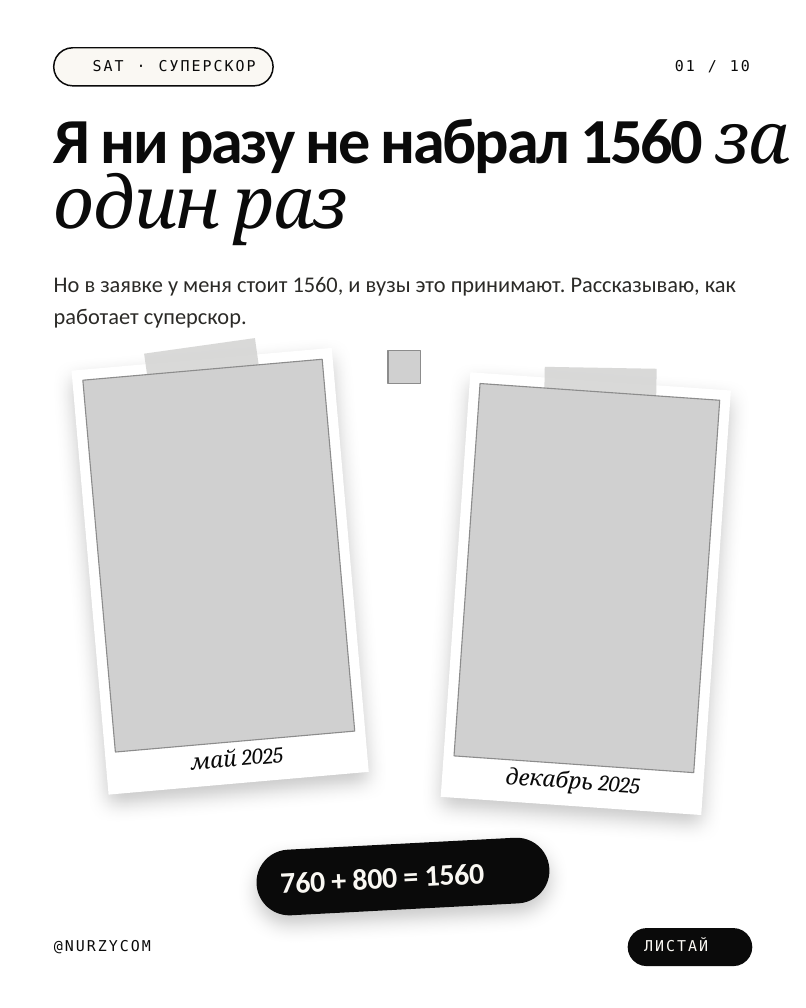
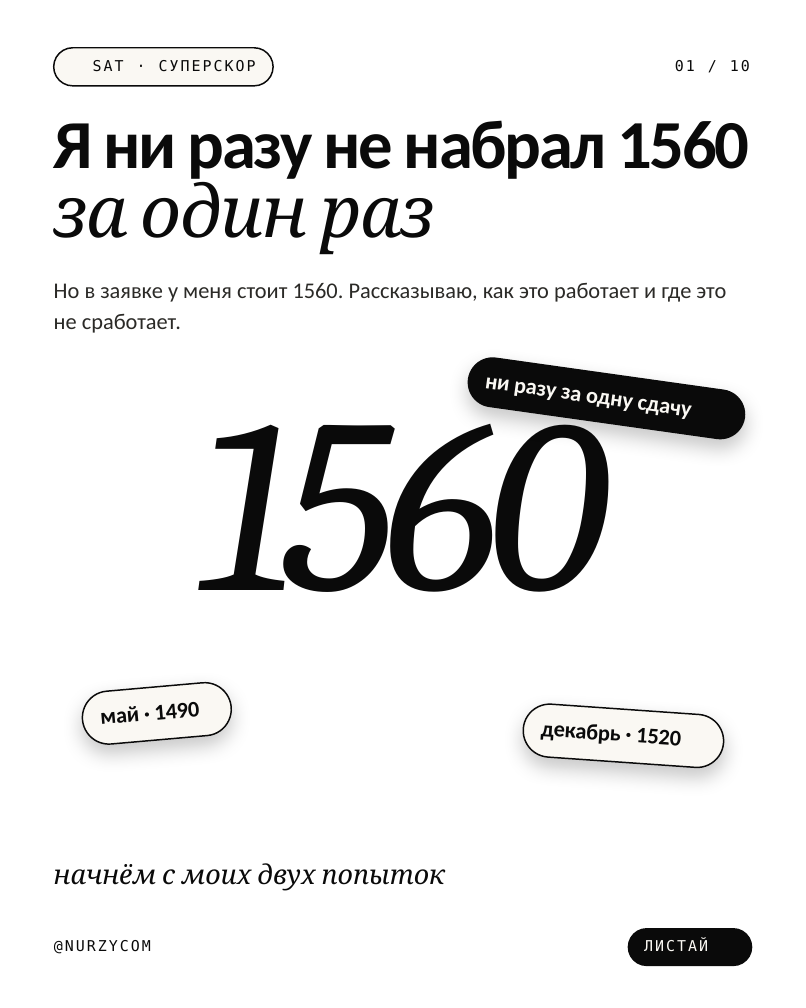
Before and after one commit to galiandojonathan-ship-it1/nurzycom_brand, a slide deck: slide 1 of social/pptx/sat-superscore.pptx. Drawn at 806x1008 pixels with LibreOffice and Linux fonts; fonts in the diff are those of the drawing; grey boxes stand for pictures; background and template pictures are left out. Boxes give left, top, right and bottom in pixels: in the first picture for what was removed or moved away, otherwise in the second. Text is boxed around its words. In the diff, an @@ line names an element or a change of style, - is before the commit and + after.

```diff
--- a/social/pptx/sat-superscore.pptx
+++ b/social/pptx/sat-superscore.pptx
@@ text "Я ни разу не набрал ..." at box(54, 120, 749, 255): size 43 to 46 pt, letter spacing -1.5 to -1.6 pt in "Я ни разу не набрал 1560"; line spacing 43.9pt to 46.9pt @@
@@ text at box(54, 283, 726, 333): text changed @@
-Но в заявке у меня стоит 1560, и вузы это принимают. Рассказываю, как работает суперскор.
+Но в заявке у меня стоит 1560. Рассказываю, как это работает и где это не сработает.
@@ rectangle removed at box(71, 347, 368, 794) @@
@@ picture removed at box(83, 359, 355, 751) @@
@@ rectangle removed at box(144, 338, 260, 387) @@
@@ picture removed at box(388, 350, 421, 384) @@
@@ rounded rectangle at box(464, 354, 748, 443): rotation 357 to 8 degrees @@
@@ text added at box(197, 364, 608, 592), 165 pt, text #0A0A0A, italic @@
+1560
@@ rectangle removed at box(441, 372, 731, 815) @@
@@ picture removed at box(454, 383, 720, 772) @@
@@ text added at box(485, 377, 632, 411), 15 pt, text #FAF8F3, bold @@
+ни разу за одну сдачу
@@ rectangle removed at box(545, 367, 657, 402) @@
@@ rounded rectangle added at box(81, 680, 234, 746), fill #FAF8F3, outline #0A0A0A 1 pt @@
@@ text at box(101, 702, 200, 724): text changed; font Cambria to Calibri; bold on; italic off @@
-май 2025
+май · 1490
@@ rounded rectangle added at box(522, 702, 726, 769), fill #FAF8F3, outline #0A0A0A 1 pt @@
@@ text at box(541, 724, 681, 746): text changed; font Cambria to Calibri; bold on; italic off @@
-декабрь 2025
+декабрь · 1520
@@ text added at box(54, 863, 446, 891), 18 pt, text #0A0A0A, italic @@
+начнём с моих двух попыток
@@ text removed at box(281, 864, 485, 893) @@
-760 + 800 = 1560
```
Also in this commit, not shown: 8 other slides changed, 1 slide added, 1 slide removed, 21 other files.
